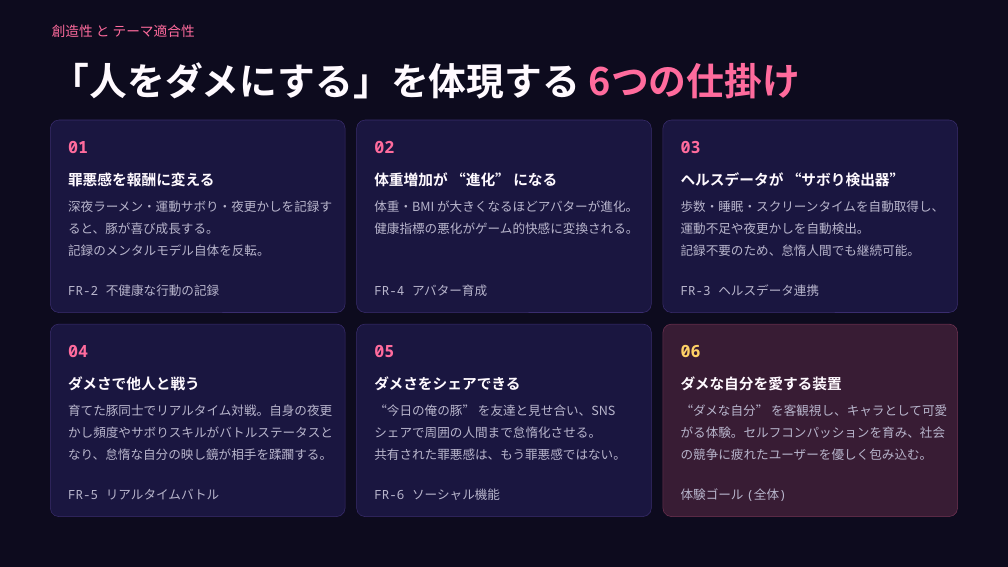
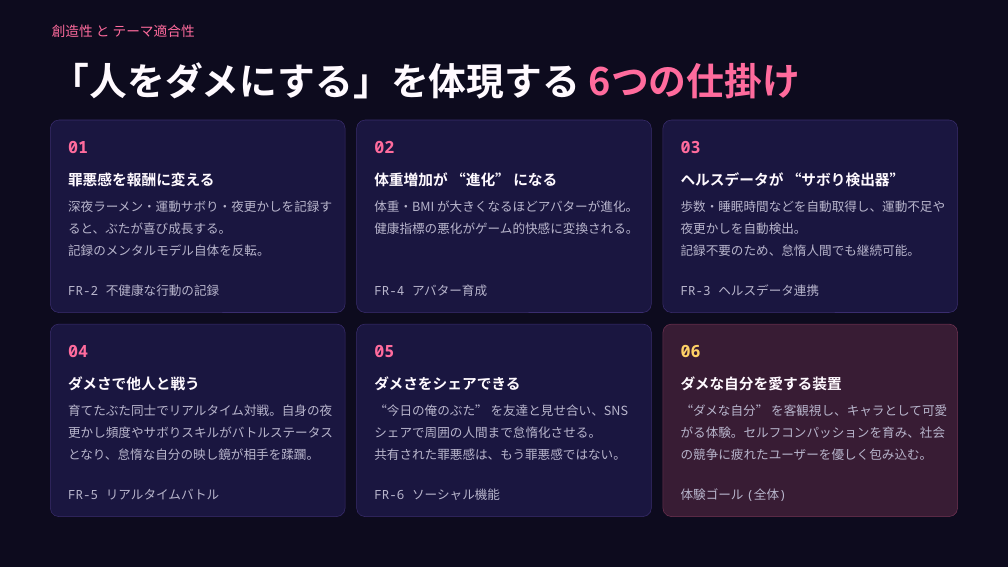
Before and after one commit to 7min-prog/aws_aidlc_hackathon2026_butasodate, a slide deck: slide 4 of docs/ぶたそだて_概要説明.pptx (slide 3 before the commit). Drawn at 1008x567 pixels with LibreOffice and Linux fonts; fonts in the diff are those of the drawing. Boxes give left, top, right and bottom in pixels: in the first picture for what was removed or moved away, otherwise in the second. Text is boxed around its words. In the diff, an @@ line names an element or a change of style, - is before the commit and + after.

```diff
--- a/docs/ぶたそだて_概要説明.pptx
+++ b/docs/ぶたそだて_概要説明.pptx
@@ text at [68, 200, 332, 234]: text changed @@
-深夜ラーメン・運動サボり・夜更かしを記録すると、豚が喜び成長する。
+深夜ラーメン・運動サボり・夜更かしを記録すると、ぶたが喜び成長する。
@@ text at [681, 200, 946, 234]: text changed @@
-歩数・睡眠・スクリーンタイムを自動取得し、運動不足や夜更かしを自動検出。
+歩数・睡眠時間などを自動取得し、運動不足や夜更かしを自動検出。
@@ text at [68, 404, 333, 460]: text changed @@
-育てた豚同士でリアルタイム対戦。自身の夜更かし頻度やサボりスキルがバトルステータスとなり、怠惰な自分の映し鏡が相手を蹂躙する。
+育てたぶた同士でリアルタイム対戦。自身の夜更かし頻度やサボりスキルがバトルステータスとなり、怠惰な自分の映し鏡が相手を蹂躙。
@@ text at [374, 404, 629, 438]: text changed @@
-“今日の俺の豚” を友達と見せ合い、SNS シェアで周囲の人間まで怠惰化させる。
+“今日の俺のぶた” を友達と見せ合い、SNS シェアで周囲の人間まで怠惰化させる。
```
Also in this commit, not shown: 4 other slides changed, 1 other file.
